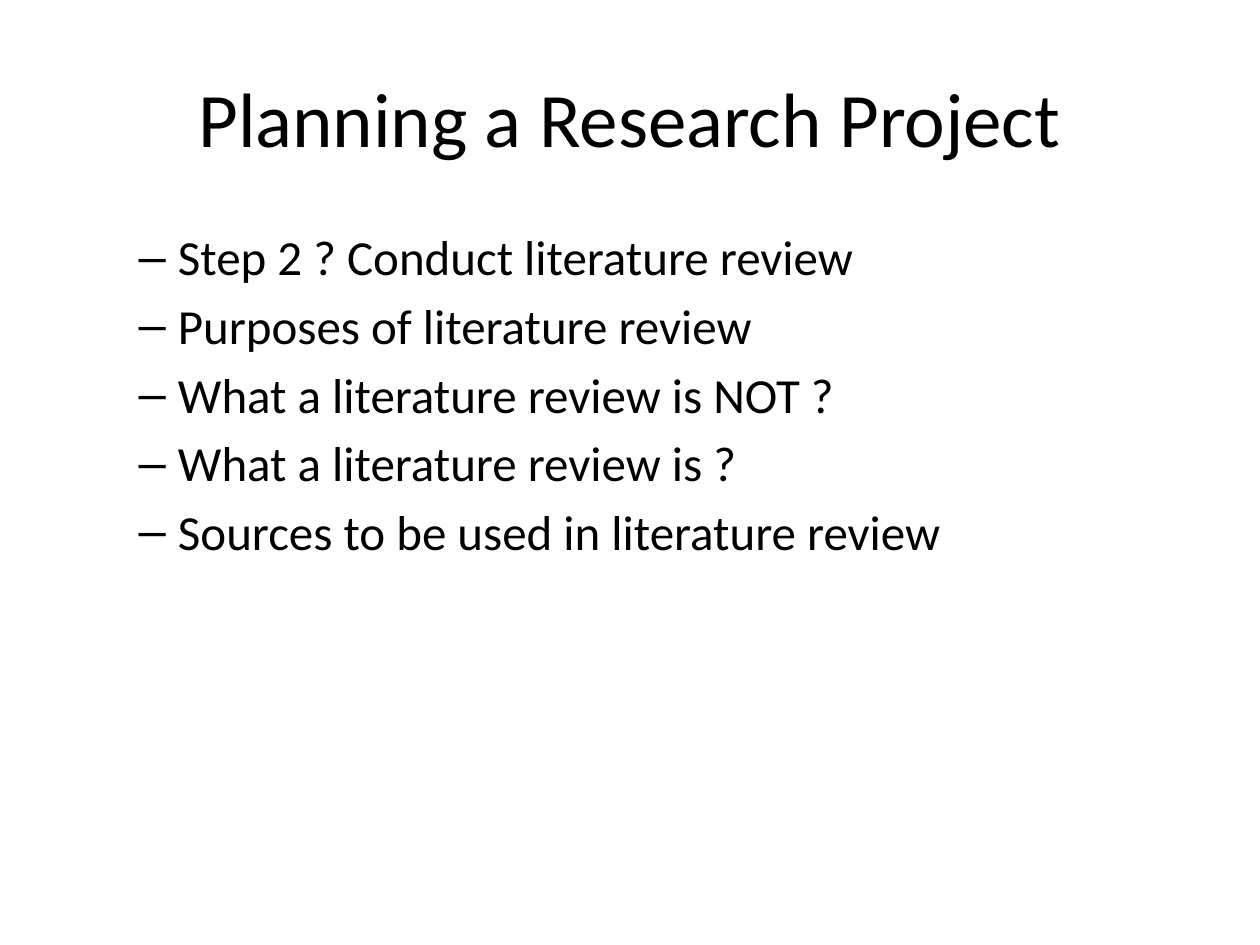
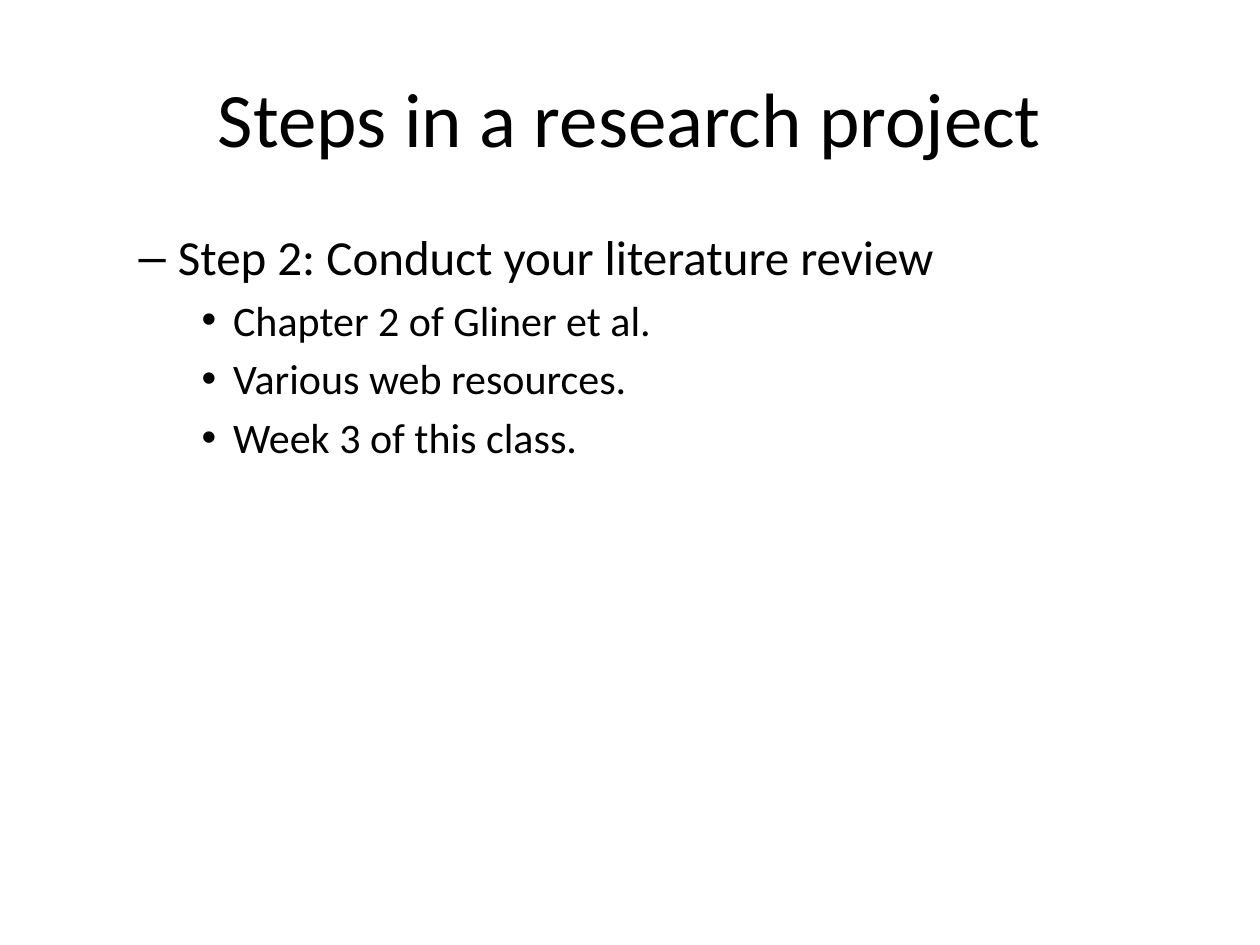
Before and after one commit to classes-medb/5510, a slide deck: slide 6 of doc/video-02-planning.pptx (slide 13 before the commit). Drawn at 1260x945 pixels with LibreOffice and Linux fonts; fonts in the diff are those of the drawing. Boxes give left, top, right and bottom in pixels: in the first picture for what was removed or moved away, otherwise in the second. Text is boxed around its words. In the diff, an @@ line names an element or a change of style, - is before the commit and + after.

```diff
--- a/doc/video-02-planning.pptx
+++ b/doc/video-02-planning.pptx
@@ title at box(218, 93, 1040, 161): text changed @@
-Planning a Research Project
+Steps in a research project
@@ text at box(178, 241, 933, 454): text changed; size 28 to 24 pt @@
-  – Step 2 ? Conduct literature review
-  – Purposes of literature review
-  – What a literature review is NOT ?
-  – What a literature review is ?
-  – Sources to be used in literature review
+  – Step 2: Conduct your literature review
+    • Chapter 2 of Gliner et al.
+    • Various web resources.
+    • Week 3 of this class.
```
Also in this commit, not shown: 9 other slides changed, 21 slides added, 13 slides removed, 6 other files.
